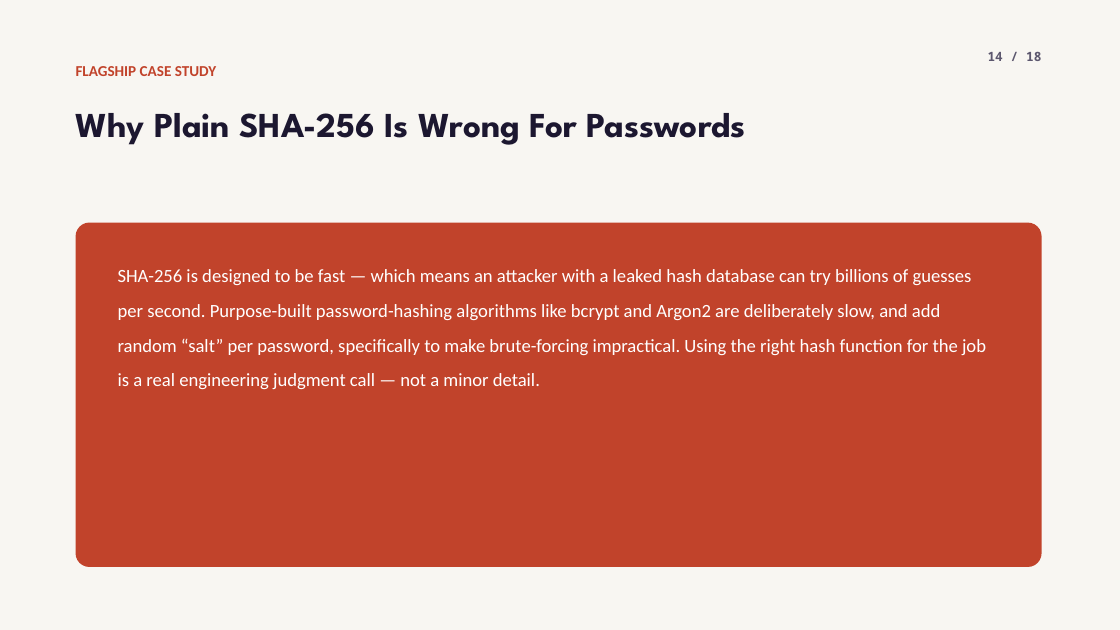
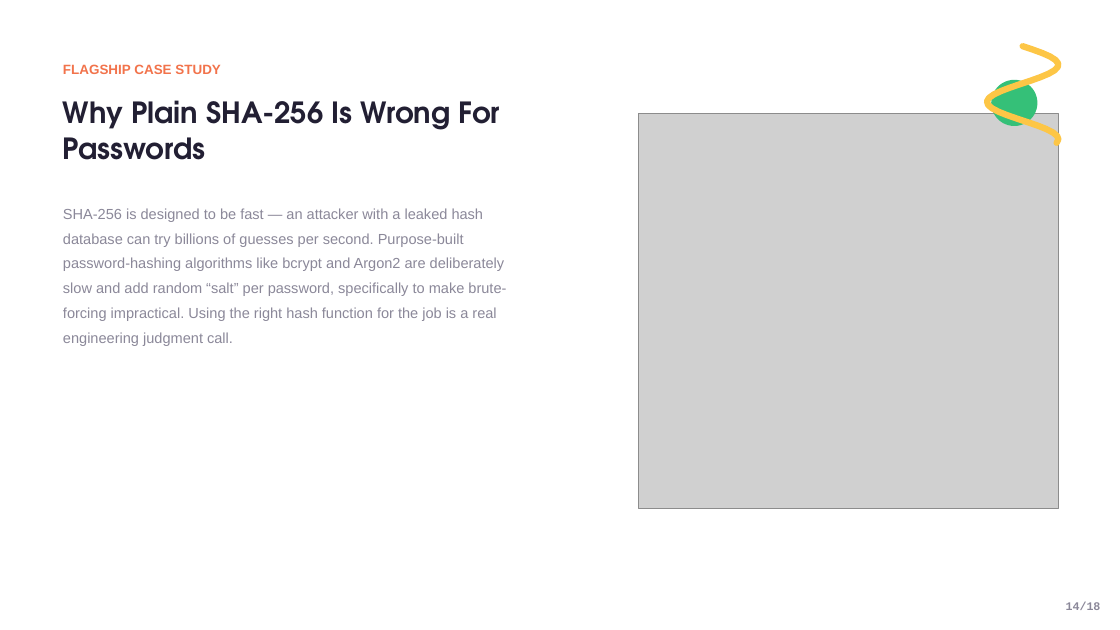
Before and after one commit to jadonamite/BlockchainCourse, a slide deck: slide 14 of curriculum/week-01/week1-topic-01-hashing.pptx. Drawn at 1120x630 pixels with LibreOffice and Linux fonts; fonts in the diff are those of the drawing; grey boxes stand for pictures. Boxes give left, top, right and bottom in pixels: in the first picture for what was removed or moved away, otherwise in the second. Text is boxed around its words. In the diff, an @@ line names an element or a change of style, - is before the commit and + after.

Commit message:
Rebuild Topic 01 deck to actually match the reference template
The previous decks used a dark terminal/dev-tool aesthetic invented
for this course instead of the referenced "Online Learning Platform"
template. This rebuilds Topic 01 (Hashing) from scratch as a real
component library matching the reference precisely: exact palette
(violet/yellow/green/coral), the squiggle ribbon motif, colored icon
cards, mentor-style photo cards, dashed timeline, stat blocks, and
CTA slides -- with real photos on nearly every slide instead of only
the divider. Code/terminal output is restyled into the reference's
own navy card color rather than a foreign dark theme.

Proof-of-concept on one topic before replicating to Topics 02-04.

```diff
--- a/curriculum/week-01/week1-topic-01-hashing.pptx
+++ b/curriculum/week-01/week1-topic-01-hashing.pptx
@@ rectangle removed at [0, 0, 1120, 630] @@
@@ text "FLAGSHIP CASE STUDY": place and size @@
-text "FLAGSHIP CASE STUDY" at [76, 66, 216, 76]
+text "FLAGSHIP CASE STUDY" at [63, 64, 221, 74]
@@ text "FLAGSHIP CASE STUDY" at [63, 64, 221, 74]: size 13 to 11.5 pt, font Calibri to Arial, text colour #C1432B to #F2734B @@
@@ freeform shape added at [987, 46, 1059, 143], outline #FDC646 5.4 pt @@
@@ ellipse added at [991, 80, 1038, 126], fill #35C078 @@
@@ text "Why Plain SHA-256 Is Wrong ...": place and size @@
-text "Why Plain SHA-256 Is Wrong ..." at [76, 113, 746, 145]
+text "Why Plain SHA-256 Is Wrong ..." at [63, 100, 501, 160]
@@ text "Why Plain SHA-256 Is Wrong ..." at [63, 100, 501, 160]: size 30 to 25 pt, font League Spartan to TeX Gyre Adventor, text colour #1C1730 to #221F33 @@
@@ picture added at [639, 113, 1059, 508] @@
@@ text at [63, 208, 506, 346]: text changed; size 16 to 12.5 pt; font Calibri to Arial; text colour #FFFFFF to #8B8899 @@
-SHA-256 is designed to be fast — which means an attacker with a leaked hash database can try billions of guesses per second. Purpose-built password-hashing algorithms like bcrypt and Argon2 are deliberately slow, and add random “salt” per password, specifically to make brute-forcing impractical. Using the right hash function for the job is a real engineering judgment call — not a minor detail.
+SHA-256 is designed to be fast — an attacker with a leaked hash database can try billions of guesses per second. Purpose-built password-hashing algorithms like bcrypt and Argon2 are deliberately slow and add random “salt” per password, specifically to make brute-forcing impractical. Using the right hash function for the job is a real engineering judgment call.
@@ rounded rectangle removed at [76, 223, 1042, 567] @@
@@ text at [1066, 601, 1101, 610]: text changed; size 11 to 10 pt; font Noto Sans Mono to Courier New; text colour #5C576E to #8B8899 @@
-14 / 18
+14/18
```
Also in this commit, not shown: 16 other slides changed, 1 slide added, 1 slide removed.
